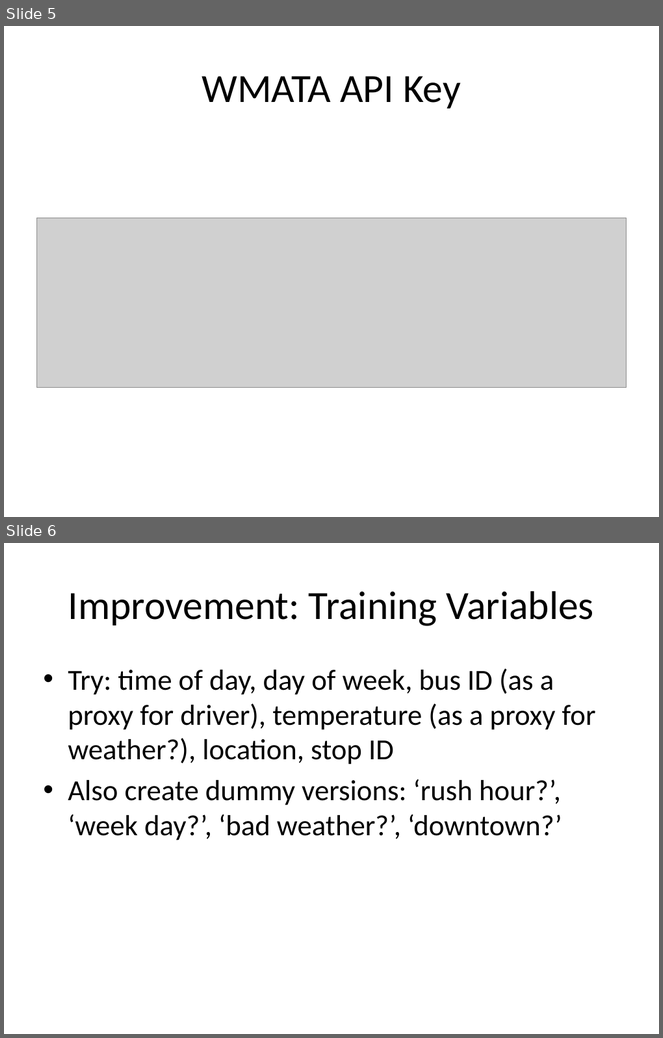
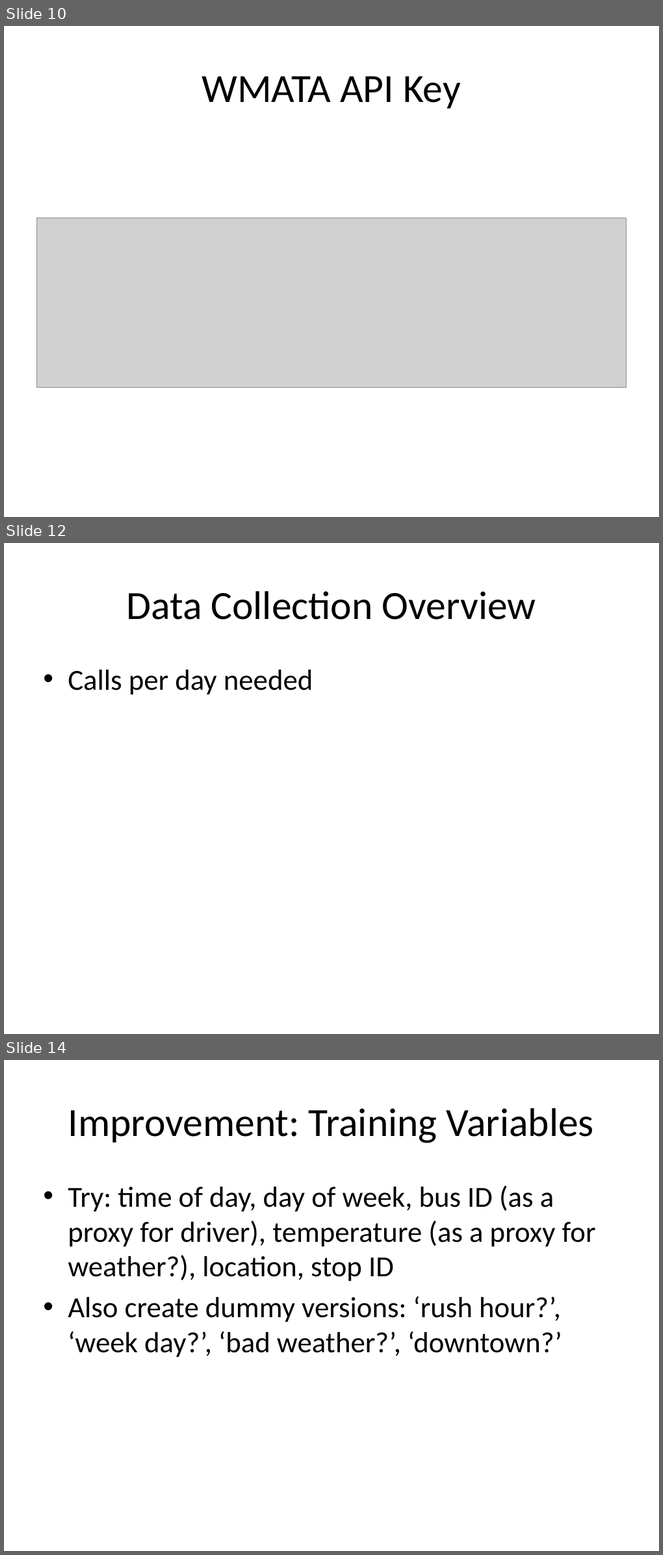
Before and after one commit to afcarl/MetroMetric, a slide deck: Notes on MetroMetric.pptx. Shown one above the other, each under a label of ours: slides 5 and 6 before the commit, slides 10, 12 and 14 after it; the slides between them are not shown. The pictures are 663x1038 and 663x1555 pixels, drawn with LibreOffice and Linux fonts; fonts in the diff are those of the drawing; grey boxes stand for pictures. Boxes give left, top, right and bottom in pixels: in the first picture for what was removed or moved away, otherwise in the second. Text is boxed around its words. In the diff, an @@ line names an element or a change of style, - is before the commit and + after.

Commit message:
adding project first draft data

```diff
--- a/Notes on MetroMetric.pptx
+++ b/Notes on MetroMetric.pptx
@@ slide 12 added at [4, 543, 659, 1034], background #FFFFFF @@
@@ title added at [126, 591, 536, 620], 44 pt, text #000000 @@
+Data Collection Overview
@@ text added at [68, 670, 313, 695], 32 pt, text #000000 @@
+• Calls per day needed
@@ what was slide 5 is now slide 10 @@
@@ what was slide 6 is now slide 14 @@
```
Also in this commit, not shown: 1 slide changed, 7 other slides added, 6 other files.
